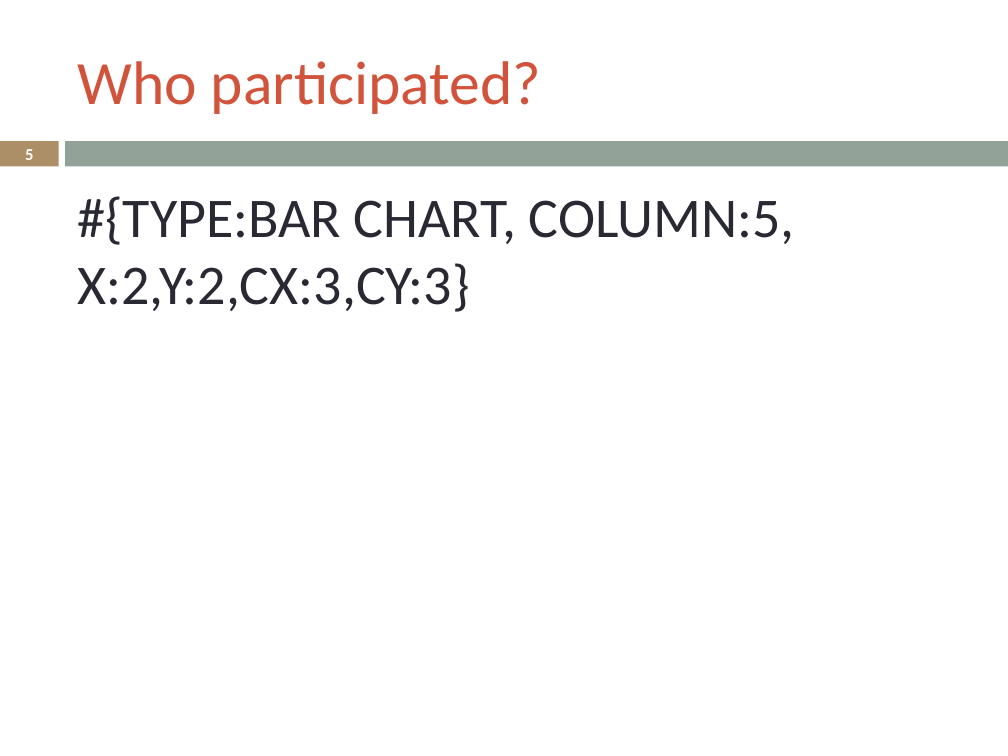
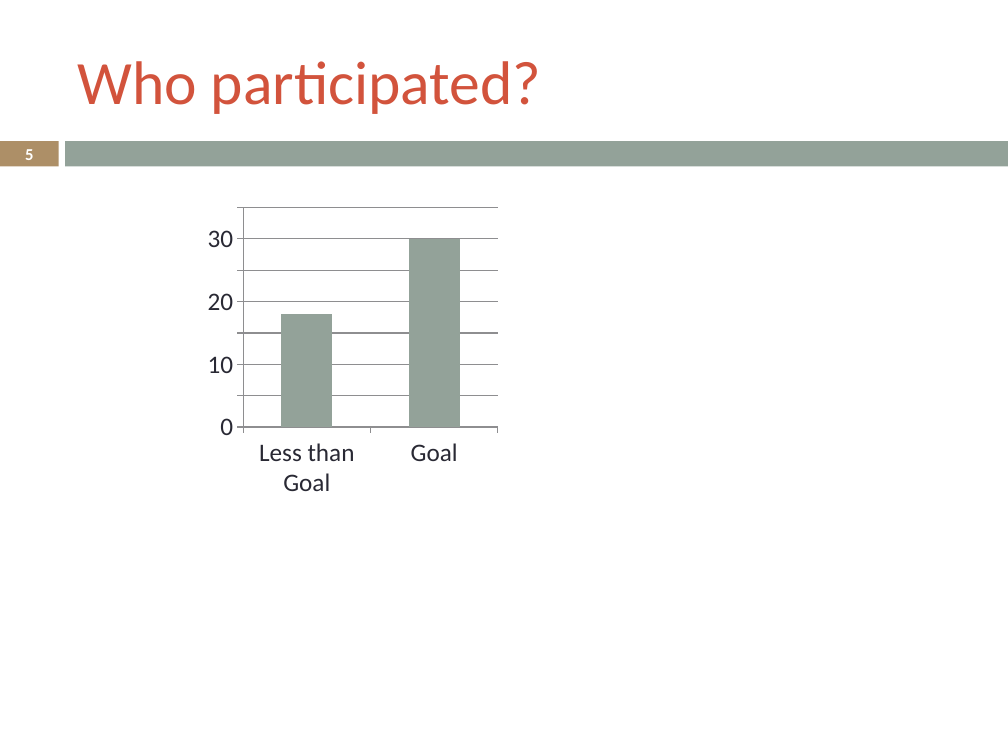
Before and after one commit to LukeSteg/LCABiometric, a slide deck: slide 5 of exampleOutput.pptx. Drawn at 1008x756 pixels with LibreOffice and Linux fonts; fonts in the diff are those of the drawing. Boxes give left, top, right and bottom in pixels: in the first picture for what was removed or moved away, otherwise in the second. Text is boxed around its words. In the diff, an @@ line names an element or a change of style, - is before the commit and + after.

Commit message:
added bar chart factory

```diff
--- a/exampleOutput.pptx
+++ b/exampleOutput.pptx
@@ text removed at box(77, 196, 795, 312) @@
-#{TYPE:BAR CHART, COLUMN:5, X:2,Y:2,CX:3,CY:3}
@@ column chart added at box(202, 202, 504, 504) @@
+categories: Less than Goal, Goal
+Series 1: 18, 30
```
Also in this commit, not shown: 3 other slides changed, 3 other files.
